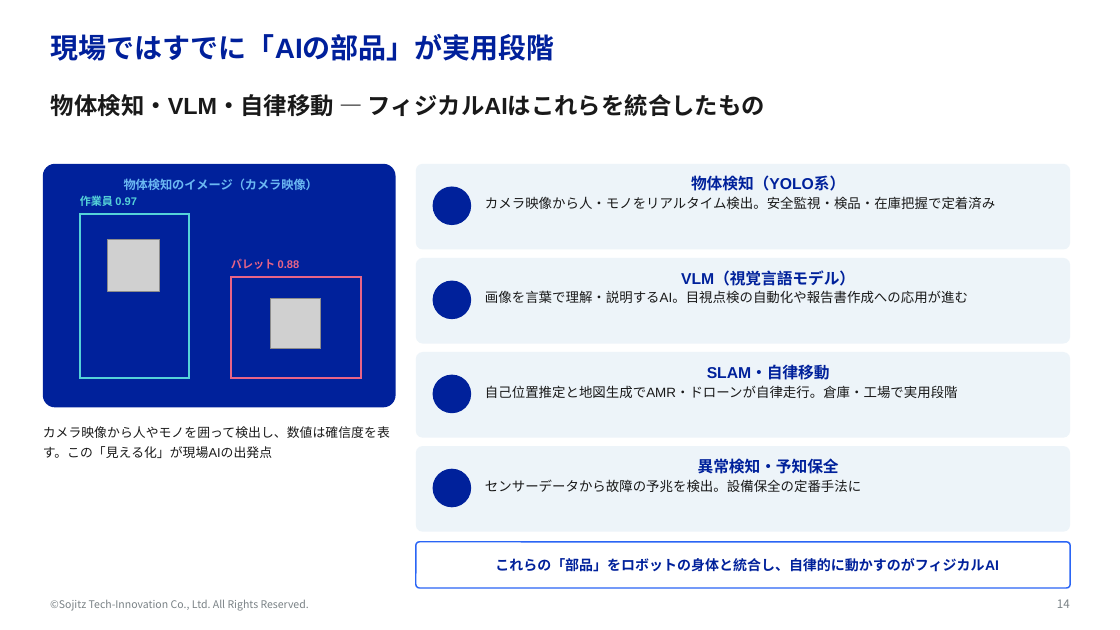
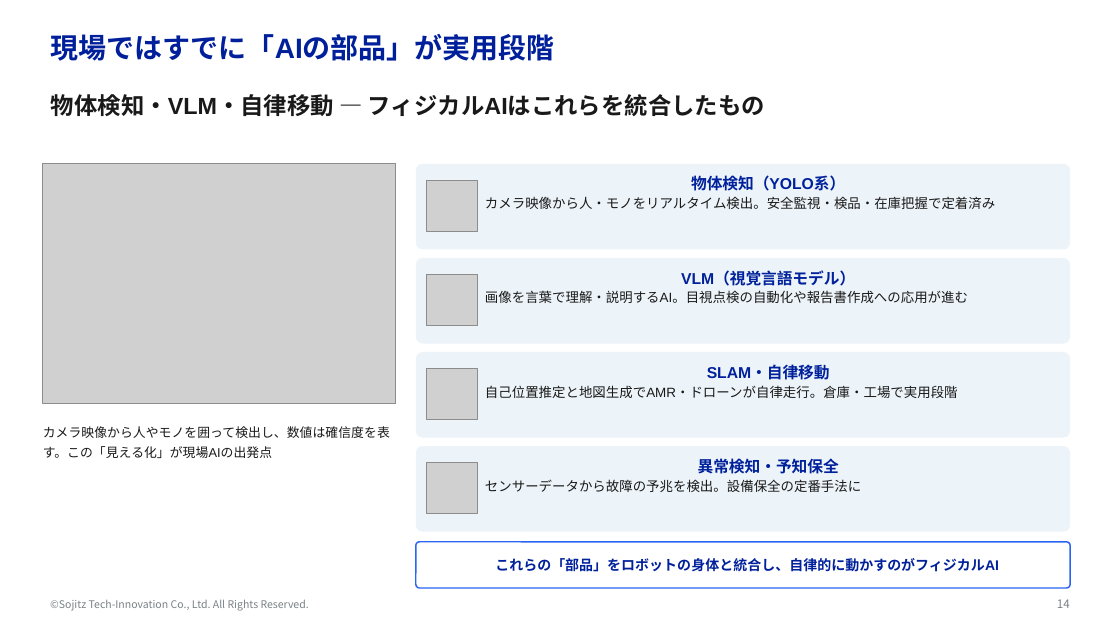
Before and after one commit to yktashiro2/aap, a slide deck: slide 14 of docs/フィジカルAI勉強会.pptx. Drawn at 1120x630 pixels with LibreOffice and Linux fonts; fonts in the diff are those of the drawing; grey boxes stand for pictures; background and template pictures are left out. Boxes give left, top, right and bottom in pixels: in the first picture for what was removed or moved away, otherwise in the second. Text is boxed around its words. In the diff, an @@ line names an element or a change of style, - is before the commit and + after.

```diff
--- a/docs/フィジカルAI勉強会.pptx
+++ b/docs/フィジカルAI勉強会.pptx
@@ rounded rectangle removed at (43, 164, 396, 408) @@
-物体検知のイメージ（カメラ映像）
@@ picture added at (43, 164, 396, 403) @@
@@ text removed at (80, 195, 136, 206) @@
-作業員 0.97
@@ picture added at (427, 181, 478, 232) @@
@@ ellipse removed at (433, 187, 471, 225) @@
@@ rectangle removed at (80, 214, 189, 378) @@
@@ picture removed at (108, 239, 160, 292) @@
@@ text removed at (231, 259, 299, 269) @@
-パレット 0.88
@@ rectangle removed at (231, 277, 361, 378) @@
@@ picture removed at (271, 298, 321, 349) @@
@@ picture added at (427, 275, 478, 326) @@
@@ ellipse removed at (433, 281, 471, 319) @@
@@ picture added at (427, 369, 478, 420) @@
@@ ellipse removed at (433, 375, 471, 413) @@
@@ picture added at (427, 463, 478, 514) @@
@@ ellipse removed at (433, 469, 471, 507) @@
```
Also in this commit, not shown: 14 other slides changed.
